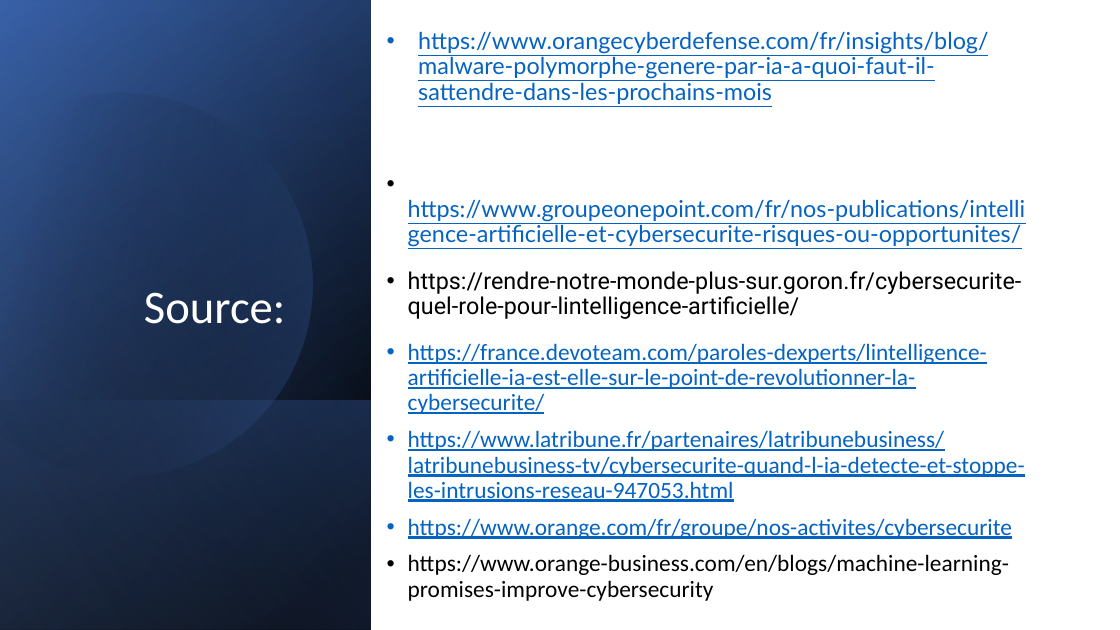
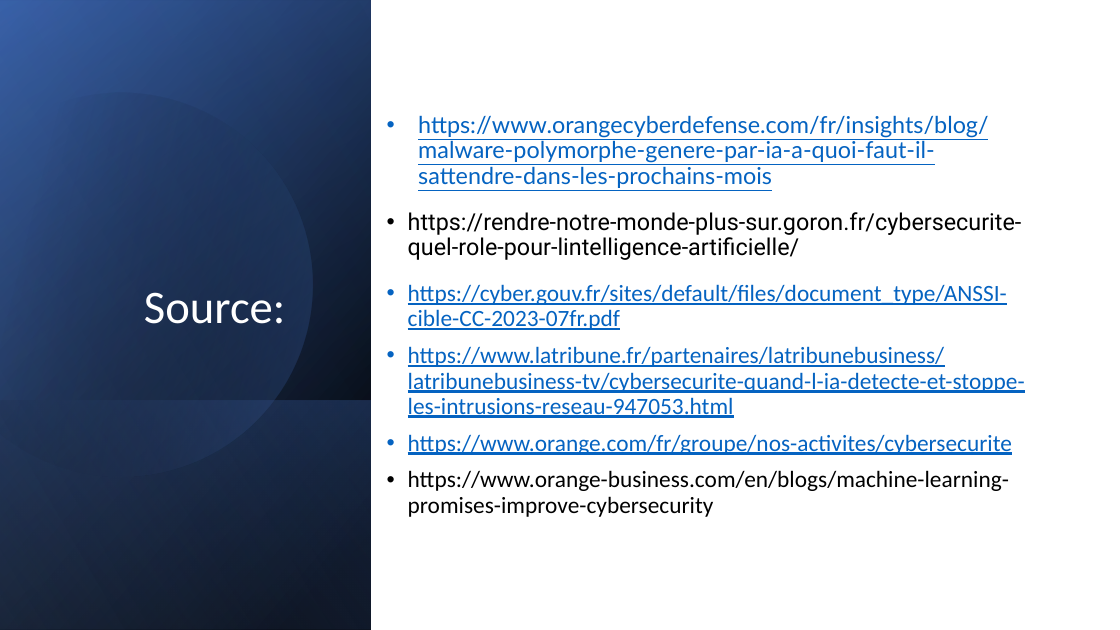
Before and after one commit to spouderman/portfolio-lucas, a slide deck: slide 6 of veille techno portfolio.pptx. Drawn at 1120x630 pixels with LibreOffice and Linux fonts; fonts in the diff are those of the drawing. Boxes give left, top, right and bottom in pixels: in the first picture for what was removed or moved away, otherwise in the second. Text is boxed around its words. In the diff, an @@ line names an element or a change of style, - is before the commit and + after.

```diff
--- a/veille techno portfolio.pptx
+++ b/veille techno portfolio.pptx
@@ text at [408,199,1026,247]: paragraph removed @@
-• https://www.groupeonepoint.com/fr/nos-publications/intelligence-artificielle-et-cybersecurite-risques-ou-opportunites/
@@ text at [408,284,1007,330]: text changed @@
-• https://france.devoteam.com/paroles-dexperts/lintelligence-artificielle-ia-est-elle-sur-le-point-de-revolutionner-la-cybersecurite/
+• https://cyber.gouv.fr/sites/default/files/document_type/ANSSI-cible-CC-2023-07fr.pdf
```
Also in this commit, not shown: 1 other slide changed.
